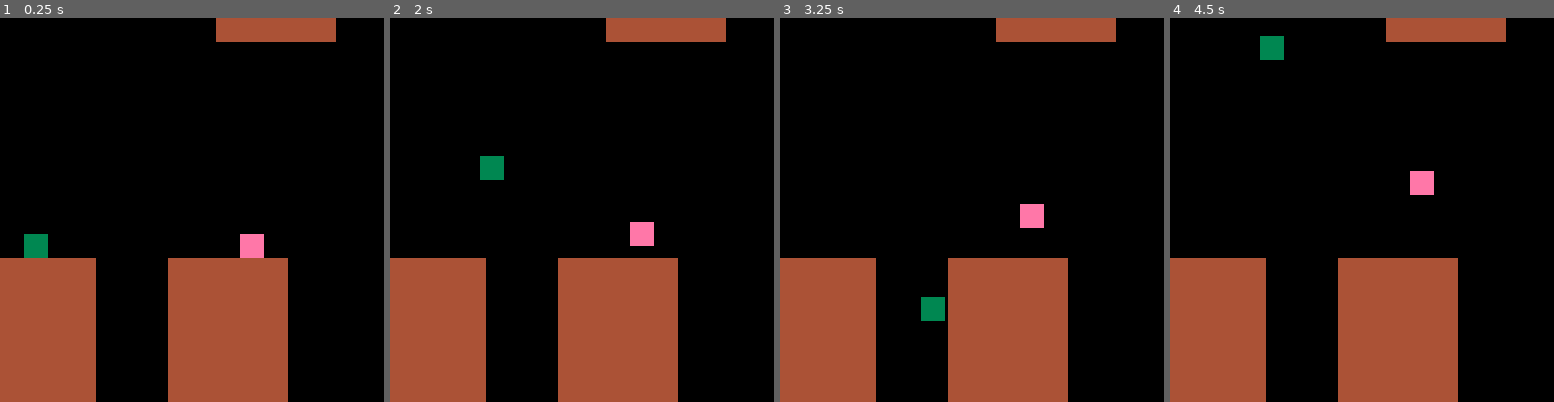
Above: before the commit, frames 1-4 (left to right).
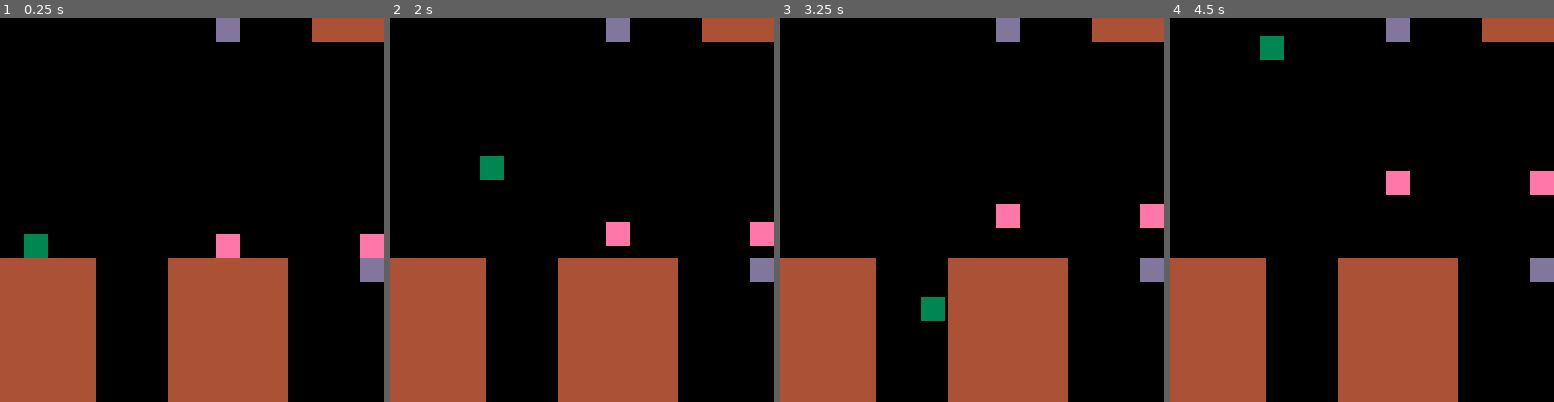
Above: after the commit, the same moments.

Repository: njal3001/astro
Game: PICO-8 cartridge gboy.p8
Two runs of this game, one before a commit and one after it. Both use one fixed random seed, a clock stepped at 60 frames per second and the inputs below.
Inputs:
- Up to frame 1 (0.25 s): no input
- Up to frame 2 (2 s): tap X (X key) at 0.33, 1.07, 1.85 s; tap O (Z key) at 0.7, 1.7 s; hold Right from 1.6 s (still down)
- Up to frame 3 (3.25 s): release Right at 2.1 s; tap O (Z key) at 2.1, 2.5, 2.9 s; hold Right 2.47-3.03 s; tap X (X key) at 2.97 s; hold Left from 3.08 s (still down)
- Up to frame 4 (4.5 s): tap O (Z key) at 3.3, 3.7, 4.1 s; release Left at 3.58 s; hold Right from 4.02 s (still down); tap X (X key) at 4.08 s

The runs differ from the first frame. In frame 1, 3.9% of the frame differs, in the area x 56-100%, y 0-69%; in frame 2, 3.9%; in frame 3, 3.9%; in frame 4, 3.9%.

Commit message:
fixed level bounds bug

Diff:
--- a/gamestate.lua
+++ b/gamestate.lua
@@ -8,11 +8,11 @@
 }
 
 function level_clamp_x(x)
-    return mid(level.x, x, (level.width - 1) * 8)
+    return mid(level.x, x, level.x + level.width - 1)
 end
 
 function level_clamp_y(y)
-    return mid(level.y, y, (level.height - 1) * 8)
+    return mid(level.y, y, level.y + level.height - 1)
 end
 
 -- temporary
--- a/gboy.p8
+++ b/gboy.p8
@@ -46,7 +46,7 @@
 0000000000000000000000000000000000000000000000000000000000000000000000000000000000000000000000000300000000000000000000000000000000000000000000000000000000000000000000000000000000000000000000000000000000000000000000000000000000000000000000000000000000000000
 0000000000000000000000000000000000000000000000000000000000000000000000000000000000000000000000000000000000000000000000000000000000000000000000000000000000000000000000000000000000000000000000000000000000000000000000000000000000000000000000000000000000000000
 __map__
-0000000000000000003030303030000000003030300000000000000000000000000000000000000000000000000000000000000000000000000000000000000000000000000000000000000000000000000000000000000000000000000000000000000000000000000000000000000000000000000000000000000000000000
+0000000000000000001a00000030303000003030300000000000000000000000000000000000000000000000000000000000000000000000000000000000000000000000000000000000000000000000000000000000000000000000000000000000000000000000000000000000000000000000000000000000000000000000
 0000000000000000000000000000000000000000000000000000000000000000000000000000000000000000000000000000000000000000000000000000000000000000000000000000000000000000000000000000000000000000000000000000000000000000000000000000000000000000000000000000000000000000
 0000000000000000000000000000000000000000000000000000000000000000000000000000000000000000000000000000000000000000000000000000000000000000000000000000000000000000000000000000000000000000000000000000000000000000000000000000000000000000000000000000000000000000
 0000000000000000000000000000000000000000000000000000000000000000000000000000000000000000000000000000000000000000000000000000000000000000000000000000000000000000000000000000000000000000000000000000000000000000000000000000000000000000000000000000000000000000
@@ -55,11 +55,11 @@
 0000000000000000000000000000000000000000000000000000000000000000000000000000000000000000000000000000000000000000000000000000000000000000000000000000000000000000000000000000000000000000000000000000000000000000000000000000000000000000000000000000000000000000
 0000000000000000000000000000000000000000000000000000000000000000000000000000000000000000000000000000000000000000000000000000000000000000000000000000000000000000000000000000000000000000000000000000000000000000000000000000000000000000000000000000000000000000
 0000000000000000000000000000000000000000000000000000000000000000000000000000000000000000000000000000000000000000000000000000000000000000000000000000000000000000000000000000000000000000000000000000000000000000000000000000000000000000000000000000000000000000
-000100000000000000002a000000000000000000000000000000000000000000000000000000000000000000000000000000000000000000000000000000000000000000000000000000000000000000000000000000000000000000000000000000000000000000000000000000000000000000000000000000000000000000
+0001000000000000002a00000000002a00000000000000000000000000000000000000000000000000000000000000000000000000000000000000000000000000000000000000000000000000000000000000000000000000000000000000000000000000000000000000000000000000000000000000000000000000000000
+3030303000000030303030300000001a00000000000000000000000000000000000000000000000000000000000000000000000000000000000000000000000000000000000000000000000000000000000000000000000000000000000000000000000000000000000000000000000000000000000000000000000000000000
 3030303000000030303030300000000000000000000000000000000000000000000000000000000000000000000000000000000000000000000000000000000000000000000000000000000000000000000000000000000000000000000000000000000000000000000000000000000000000000000000000000000000000000
 3030303000000030303030300000000000000000000000000000000000000000000000000000000000000000000000000000000000000000000000000000000000000000000000000000000000000000000000000000000000000000000000000000000000000000000000000000000000000000000000000000000000000000
 3030303000000030303030300000000000000000000000000000000000000000000000000000000000000000000000000000000000000000000000000000000000000000000000000000000000000000000000000000000000000000000000000000000000000000000000000000000000000000000000000000000000000000
 3030303000000030303030300000000000000000000000000000000000000000000000000000000000000000000000000000000000000000000000000000000000000000000000000000000000000000000000000000000000000000000000000000000000000000000000000000000000000000000000000000000000000000
 3030303000000030303030300000000000000000000000000000000000000000000000000000000000000000000000000000000000000000000000000000000000000000000000000000000000000000000000000000000000000000000000000000000000000000000000000000000000000000000000000000000000000000
 3030303000000030303030300000000000000000000000000000000000000000000000000000000000000000000000000000000000000000000000000000000000000000000000000000000000000000000000000000000000000000000000000000000000000000000000000000000000000000000000000000000000000000
-3030303000000030303030300000000000000000000000000000000000000000000000000000000000000000000000000000000000000000000000000000000000000000000000000000000000000000000000000000000000000000000000000000000000000000000000000000000000000000000000000000000000000000
--- a/objects.lua
+++ b/objects.lua
@@ -99,7 +99,7 @@
 function smasher:update()
     -- gravity
     if not self:check_solid(0, g_dir) then
-        self.speed_y = approach(self.speed_y, g_dir * 3.1, 0.12)
+        self.speed_y = approach(self.speed_y, g_dir * 5.1, 0.12)
     end
 
     -- apply
--- a/player.lua
+++ b/player.lua
@@ -69,7 +69,7 @@
 end
 
 function player:bounce_check(obj)
-    return self.speed_y * g_dir >= 0 and
+    return self.speed_y * g_dir >= 0 and abs(obj.speed_y) < 1 and
         ((g_dir == 1 and self.y - self.speed_y < obj.y + obj.speed_y - 7) or
         (g_dir == -1 and self.y - self.speed_y > obj.y + obj.speed_y + 7))
 end
@@ -100,6 +100,7 @@
     end
 
     self.springboard = nil
+    self.can_switch = true
 end
 
 function player:switch()
